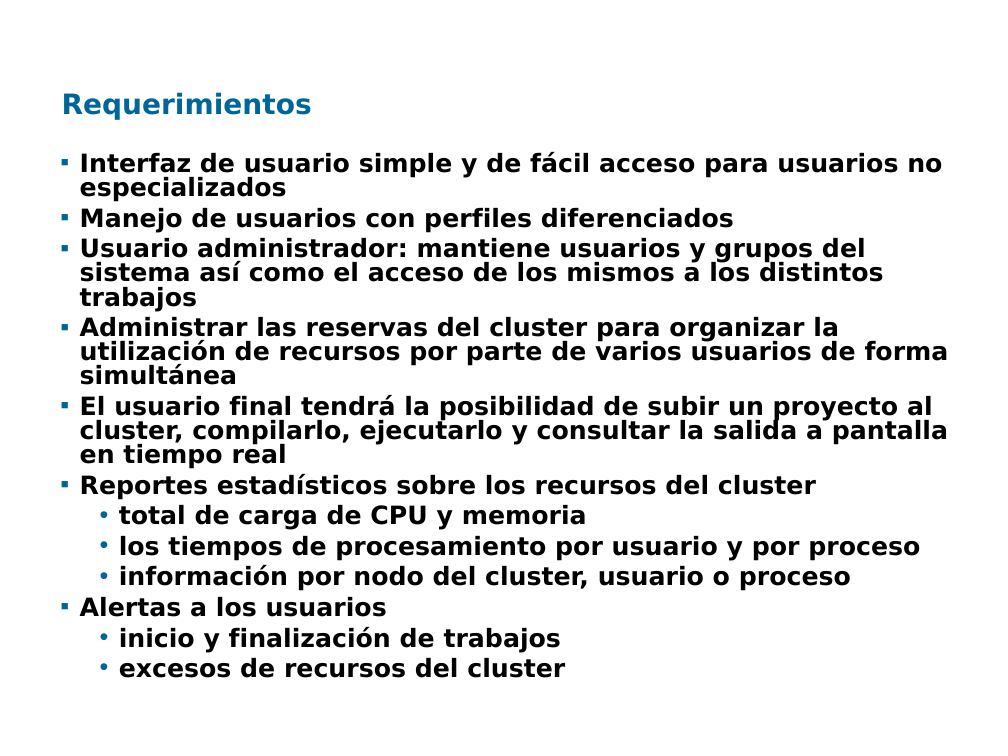
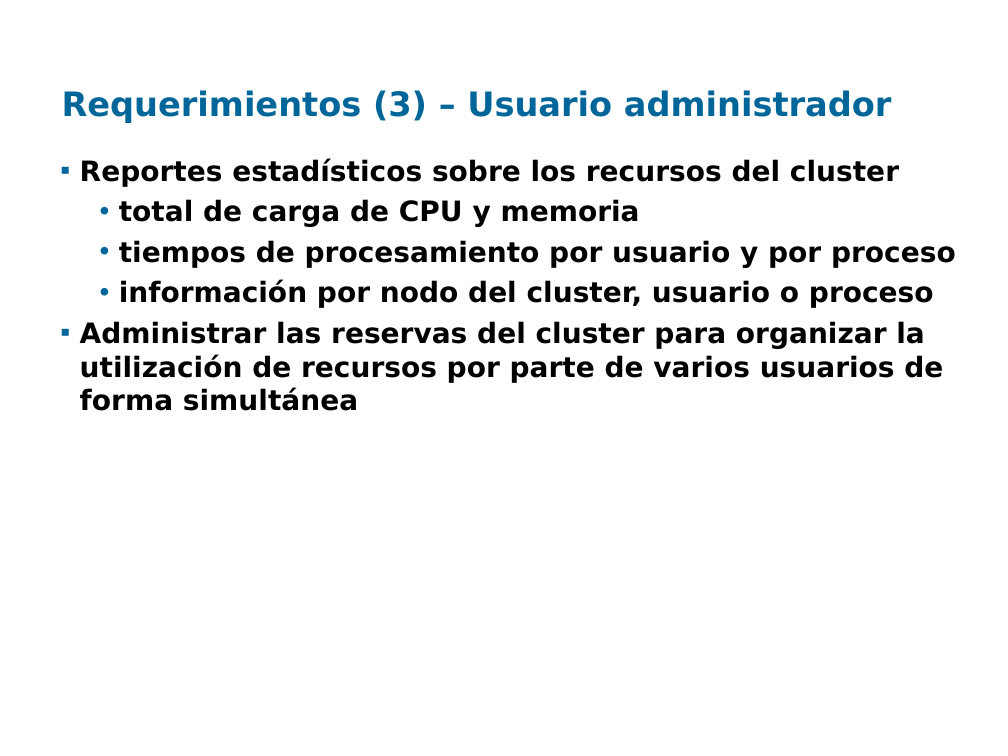
Before and after one commit to santiago-iturriaga/pgruso2007, a slide deck: slide 6 of Documentacion/Interfaz de acceso.ppt (slide 4 before the commit). Drawn at 1008x756 pixels with LibreOffice and Linux fonts; fonts in the diff are those of the drawing; background and template pictures are left out. Boxes give left, top, right and bottom in pixels: in the first picture for what was removed or moved away, otherwise in the second. Text is boxed around its words. In the diff, an @@ line names an element or a change of style, - is before the commit and + after.

```diff
--- a/Documentacion/Interfaz de acceso.ppt
+++ b/Documentacion/Interfaz de acceso.ppt
@@ title at [62,90,892,123]: text changed; size 20 to 24 pt @@
-Requerimientos
+Requerimientos (3) – Usuario administrador
@@ text at [80,152,949,469]: paragraphs removed @@
-▪ Interfaz de usuario simple y de fácil acceso para usuarios no especializados
-▪ Manejo de usuarios con perfiles diferenciados
-▪ Usuario administrador: mantiene usuarios y grupos del sistema así como el acceso de los mismos a los distintos trabajos
-▪ Administrar las reservas del cluster para organizar la utilización de recursos por parte de varios usuarios de forma simultánea
-▪ El usuario final tendrá la posibilidad de subir un proyecto al cluster, compilarlo, ejecutarlo y consultar la salida a pantalla en tiempo real
@@ text at [80,158,934,308]: size 18 to 20 pt in "Reportes estadísticos sobre los recursos del cluster", "total de carga de CPU y memoria", "información por nodo del cluster, usuario o ..."; line spacing 0.8 to 1 @@
@@ text at [119,240,956,268]: text changed; size 18 to 20 pt @@
-  • los tiempos de procesamiento por usuario y por proceso
+  • tiempos de procesamiento por usuario y por proceso
@@ text at [80,321,943,411]: text changed; size 18 to 20 pt @@
-▪ Alertas a los usuarios
-  • inicio y finalización de trabajos
-  • excesos de recursos del cluster
+▪ Administrar las reservas del cluster para organizar la utilización de recursos por parte de varios usuarios de forma simultánea
```
Also in this commit, not shown: 2 slides added.
